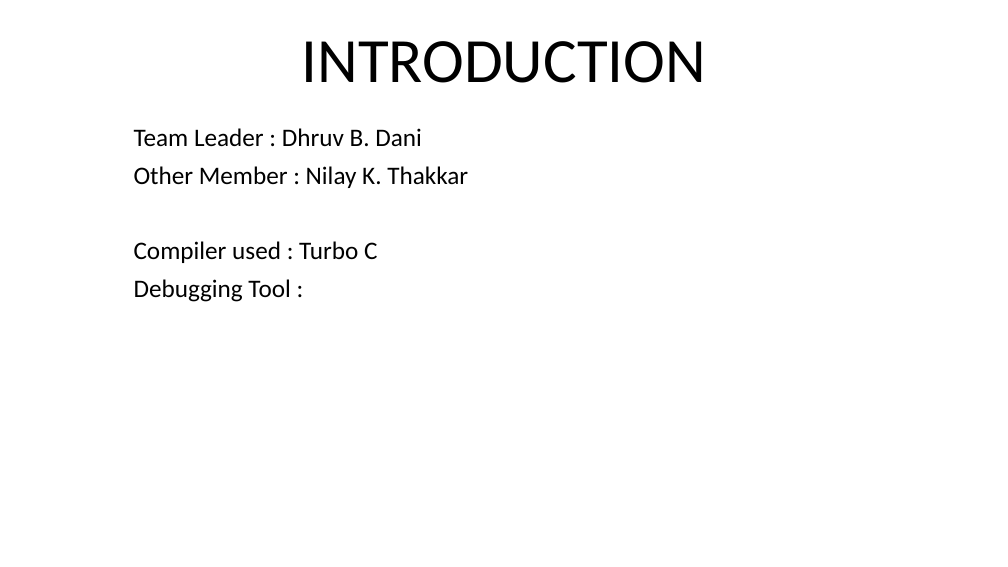
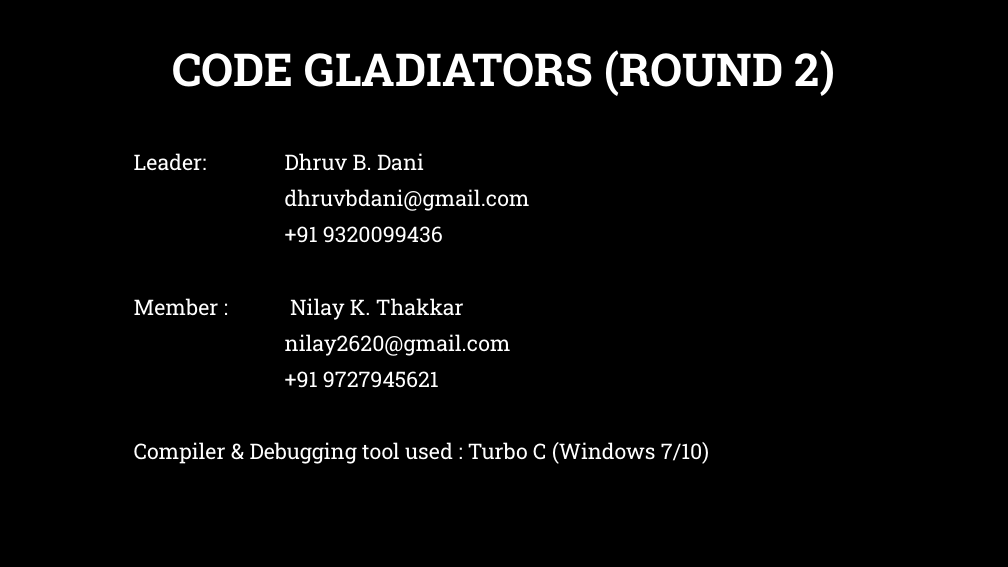
Before and after one commit to dhruvdani/CodeGladiators, a slide deck: slide 1 of Round-2.pptx. Drawn at 1008x567 pixels with LibreOffice and Linux fonts; fonts in the diff are those of the drawing; background and template pictures are left out. Boxes give left, top, right and bottom in pixels: in the first picture for what was removed or moved away, otherwise in the second. Text is boxed around its words. In the diff, an @@ line names an element or a change of style, - is before the commit and + after.

```diff
--- a/Round-2.pptx
+++ b/Round-2.pptx
@@ background #FFFFFF to picture (left out) @@
@@ title at bbox=[172, 50, 836, 96]: text changed; size 60 to 43.2 pt; font Calibri to Roboto Slab; text colour #000000 to #FFFFFF; bold on @@
-INTRODUCTION
+CODE GLADIATORS (ROUND 2)
@@ subtitle at bbox=[134, 153, 709, 464]: text changed; size 24 to 20.4 pt; font Calibri to Roboto Slab; text colour #000000 to #FFFFFF @@
-Team Leader : Dhruv B. Dani
-Other Member : Nilay K. Thakkar
-Compiler used : Turbo C
-Debugging Tool :
+Leader: Dhruv B. Dani
+dhruvbdani@gmail.com
++91 9320099436
+Member : Nilay K. Thakkar
+nilay2620@gmail.com
++91 9727945621
+Compiler & Debugging tool used : Turbo C (Windows 7/10)
```
Also in this commit, not shown: 6 other slides changed, 1 slide added.
